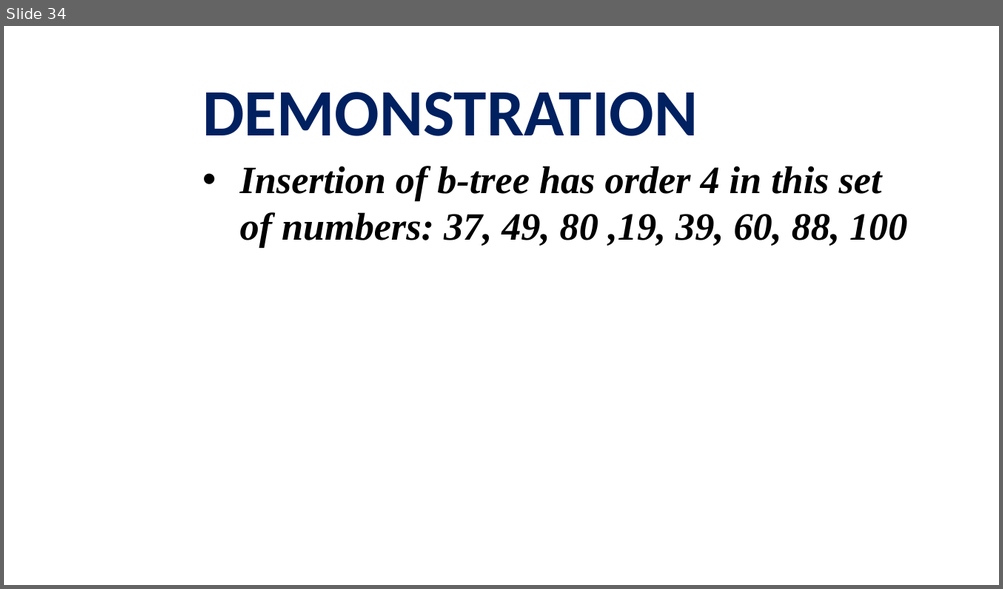
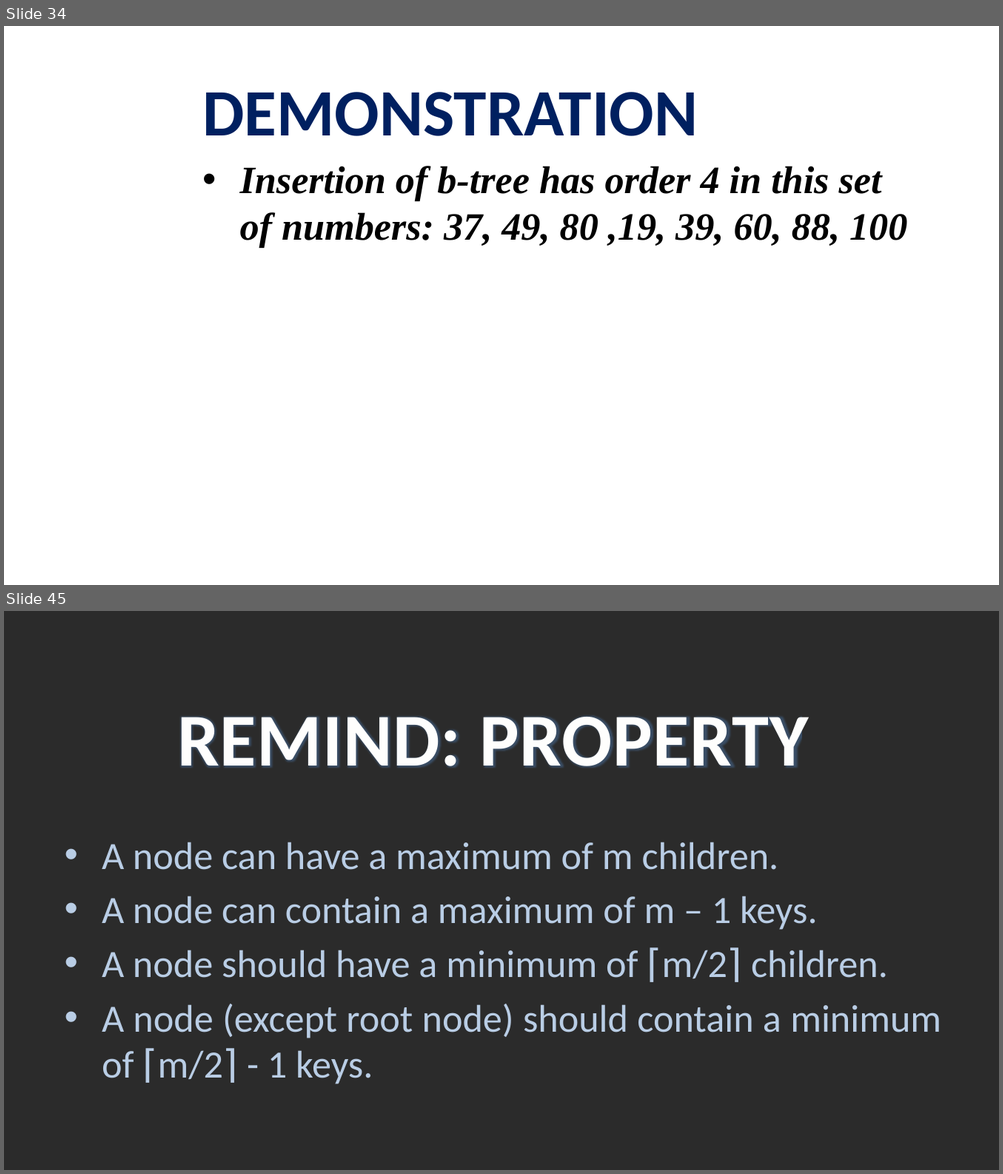
Before and after one commit to viettungvuong/Seminar, a slide deck: Seminar.pptx. Shown one above the other, each under a label of ours: slide 34 before the commit, slides 34 and 45 after it; the slides between them are not shown. The pictures are 1003x589 and 1003x1174 pixels, drawn with LibreOffice and Linux fonts; fonts in the diff are those of the drawing; background and template pictures are left out; a plain dark background stands for a picture behind light text. Boxes give left, top, right and bottom in pixels: in the first picture for what was removed or moved away, otherwise in the second. Text is boxed around its words. In the diff, an @@ line names an element or a change of style, - is before the commit and + after.

```diff
--- a/Seminar.pptx
+++ b/Seminar.pptx
@@ slide 45 added at box(4, 611, 999, 1170), background picture (left out) @@
@@ text added at box(177, 716, 808, 767), 54 pt, text #FEFEFE, bold @@
+REMIND: PROPERTY
@@ text added at box(102, 842, 941, 1085), 28 pt, text #B9CDE5 @@
+• A node can have a maximum of m children.
+• A node can contain a maximum of m – 1 keys.
+• A node should have a minimum of ⌈m/2⌉ children.
+• A node (except root node) should contain a minimum of ⌈m/2⌉ - 1 keys.
```
Also in this commit, not shown: 1 slide changed, 36 other slides added, 1 slide removed, 1 other file.
